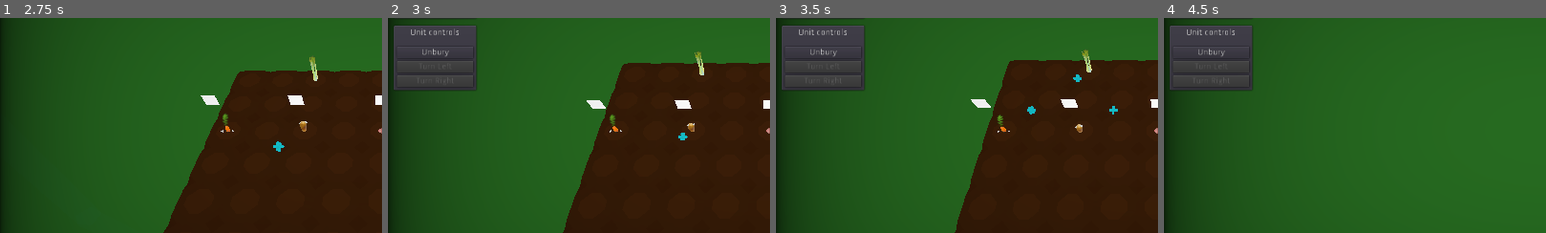
Above: before the commit, frames 1-4 (left to right).
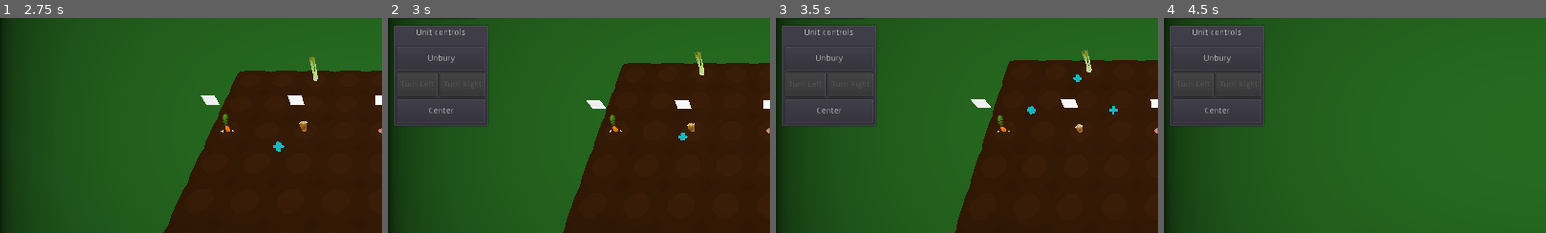
Above: after the commit, the same moments.

Repository: wingedadventurer/gwj-xii
Game: Godot game, scene res://scenes/levels/level_test.tscn
Same seed, same stepped clock (60 frames per second), same inputs: the game is played once before the commit and once after it.
Inputs (mouse positions are % of the whole screen's width and height, from its top left):
- Up to frame 1 (2.75 s): click "Next Turn" at 0.5 s; click "Next Turn" at 1.25 s; click "Fire Signal" at 2 s
- Up to frame 2 (3 s): click (2, 85) at 2.77 s
- Up to frame 3 (3.5 s): no input
- Up to frame 4 (4.5 s): click "X" at 3.5 s; click (6, 85) at 4.27 s
The pictures show only the part of the screen within x 0-50%, y 24-74%; the shares and areas given below are measured in that part.

Frame 1 is identical in both runs. In frame 2, 5.6% of the frame differs, in the area x 1-27%, y 3-51%; in frame 3, 5.6%; in frame 4, 5.6%.

Commit message:
Implement centering camera to selected unit

Diff:
--- a/godot-project/scenes/ui/static_ui.tscn
+++ b/godot-project/scenes/ui/static_ui.tscn
@@ -18,7 +18,6 @@
 }
 
 [node name="hb" type="HBoxContainer" parent="."]
-editor/display_folded = true
 anchor_left = 1.0
 anchor_top = 1.0
 anchor_right = 1.0
--- a/godot-project/scenes/ui/unit_ui.tscn
+++ b/godot-project/scenes/ui/unit_ui.tscn
@@ -16,32 +16,28 @@
 "_edit_lock_": true
 }
 
-[node name="vb" type="VBoxContainer" parent="."]
-anchor_bottom = 1.0
+[node name="p" type="PanelContainer" parent="."]
+editor/display_folded = true
 margin_left = 8.0
 margin_top = 8.0
 margin_right = 150.0
-custom_constants/separation = 8
+margin_bottom = 174.0
 
-[node name="p" type="PanelContainer" parent="vb"]
-margin_right = 142.0
-margin_bottom = 166.0
-
-[node name="vb" type="VBoxContainer" parent="vb/p"]
+[node name="vb" type="VBoxContainer" parent="p"]
 margin_left = 7.0
 margin_top = 7.0
 margin_right = 135.0
 margin_bottom = 159.0
 
-[node name="hb" type="HBoxContainer" parent="vb/p/vb"]
+[node name="hb" type="HBoxContainer" parent="p/vb"]
 margin_right = 128.0
 margin_bottom = 20.0
 
-[node name="button_close" parent="vb/p/vb/hb" instance=ExtResource( 2 )]
+[node name="button_close" parent="p/vb/hb" instance=ExtResource( 2 )]
 margin_right = 20.0
 text = "X"
 
-[node name="unit_name" type="Label" parent="vb/p/vb/hb"]
+[node name="unit_name" type="Label" parent="p/vb/hb"]
 margin_left = 24.0
 margin_top = 3.0
 margin_right = 128.0
@@ -50,14 +46,14 @@
 text = "Carrot"
 align = 1
 
-[node name="unit_background" type="ColorRect" parent="vb/p/vb"]
+[node name="unit_background" type="ColorRect" parent="p/vb"]
 margin_top = 24.0
 margin_right = 128.0
 margin_bottom = 152.0
 rect_min_size = Vector2( 128, 128 )
 color = Color( 0.454902, 0.329412, 0.160784, 1 )
 
-[node name="unit_profile" type="TextureRect" parent="vb/p/vb/unit_background"]
+[node name="unit_profile" type="TextureRect" parent="p/vb/unit_background"]
 margin_right = 128.0
 margin_bottom = 128.0
 rect_min_size = Vector2( 128, 128 )
@@ -67,45 +63,62 @@
 texture = ExtResource( 3 )
 expand = true
 
-[node name="p_2" type="PanelContainer" parent="vb"]
-margin_top = 174.0
-margin_right = 142.0
-margin_bottom = 286.0
+[node name="p_2" type="PanelContainer" parent="."]
+margin_left = 8.0
+margin_top = 182.0
+margin_right = 150.0
+margin_bottom = 318.0
 
-[node name="vb" type="VBoxContainer" parent="vb/p_2"]
+[node name="vb" type="VBoxContainer" parent="p_2"]
 margin_left = 7.0
 margin_top = 7.0
-margin_right = 135.0
-margin_bottom = 105.0
+margin_right = 155.0
+margin_bottom = 165.0
 custom_constants/separation = 16
 
-[node name="label" type="Label" parent="vb/p_2/vb"]
-margin_right = 128.0
+[node name="label" type="Label" parent="p_2/vb"]
+margin_right = 148.0
 margin_bottom = 14.0
 text = "Unit controls"
 align = 1
 
-[node name="vb" type="VBoxContainer" parent="vb/p_2/vb"]
+[node name="vb" type="VBoxContainer" parent="p_2/vb"]
 margin_top = 30.0
-margin_right = 128.0
-margin_bottom = 98.0
+margin_right = 148.0
+margin_bottom = 158.0
 
-[node name="button_bury_unbury" parent="vb/p_2/vb/vb" instance=ExtResource( 2 )]
-margin_right = 128.0
+[node name="button_bury_unbury" parent="p_2/vb/vb" instance=ExtResource( 2 )]
+margin_right = 148.0
+margin_bottom = 40.0
+rect_min_size = Vector2( 0, 40 )
 text = "Bury / Unbury"
 
-[node name="button_turn_left" parent="vb/p_2/vb/vb" instance=ExtResource( 2 )]
-margin_top = 24.0
-margin_right = 128.0
-margin_bottom = 44.0
+[node name="hb" type="HBoxContainer" parent="p_2/vb/vb"]
+margin_top = 44.0
+margin_right = 148.0
+margin_bottom = 84.0
+
+[node name="button_turn_left" parent="p_2/vb/vb/hb" instance=ExtResource( 2 )]
+margin_right = 68.0
+margin_bottom = 40.0
+rect_min_size = Vector2( 0, 40 )
 text = "Turn Left"
 
-[node name="button_turn_right" parent="vb/p_2/vb/vb" instance=ExtResource( 2 )]
-margin_top = 48.0
-margin_right = 128.0
-margin_bottom = 68.0
+[node name="button_turn_right" parent="p_2/vb/vb/hb" instance=ExtResource( 2 )]
+margin_left = 72.0
+margin_right = 148.0
+margin_bottom = 40.0
+rect_min_size = Vector2( 0, 40 )
 text = "Turn Right"
-[connection signal="pressed" from="vb/p/vb/hb/button_close" to="." method="_on_button_close_pressed"]
-[connection signal="pressed" from="vb/p_2/vb/vb/button_bury_unbury" to="." method="_on_button_bury_unbury_pressed"]
-[connection signal="pressed" from="vb/p_2/vb/vb/button_turn_left" to="." method="_on_button_turn_left_pressed"]
-[connection signal="pressed" from="vb/p_2/vb/vb/button_turn_right" to="." method="_on_button_turn_right_pressed"]
+
+[node name="button_center" parent="p_2/vb/vb" instance=ExtResource( 2 )]
+margin_top = 88.0
+margin_right = 148.0
+margin_bottom = 128.0
+rect_min_size = Vector2( 0, 40 )
+text = "Center"
+[connection signal="pressed" from="p/vb/hb/button_close" to="." method="_on_button_close_pressed"]
+[connection signal="pressed" from="p_2/vb/vb/button_bury_unbury" to="." method="_on_button_bury_unbury_pressed"]
+[connection signal="pressed" from="p_2/vb/vb/hb/button_turn_left" to="." method="_on_button_turn_left_pressed"]
+[connection signal="pressed" from="p_2/vb/vb/hb/button_turn_right" to="." method="_on_button_turn_right_pressed"]
+[connection signal="pressed" from="p_2/vb/vb/button_center" to="." method="_on_button_center_pressed"]
--- a/godot-project/scripts/camera.gd
+++ b/godot-project/scripts/camera.gd
@@ -90,3 +90,7 @@
 
 func tilt_down() -> void:
 	new_tilted = false
+
+func move_to_transform(t : Transform) -> void:
+	transform.origin.x = t.origin.x
+	transform.origin.z = t.origin.z
--- a/godot-project/scripts/unit_ui.gd
+++ b/godot-project/scripts/unit_ui.gd
@@ -1,11 +1,11 @@
 extends Control
 class_name class_unit_ui
 
-onready var unit_name = $vb/p/vb/hb/unit_name
-onready var unit_profile = $vb/p/vb/unit_background/unit_profile
-onready var button_bury_unbury = $vb/p_2/vb/vb/button_bury_unbury
-onready var button_turn_left = $vb/p_2/vb/vb/button_turn_left
-onready var button_turn_right = $vb/p_2/vb/vb/button_turn_right
+onready var unit_name = $p/vb/hb/unit_name
+onready var unit_profile = $p/vb/unit_background/unit_profile
+onready var button_bury_unbury = $p_2/vb/vb/button_bury_unbury
+onready var button_turn_left = $p_2/vb/vb/hb/button_turn_left
+onready var button_turn_right = $p_2/vb/vb/hb/button_turn_right
 
 var unit_profiles := {
 	UNIT_NONE: preload("res://textures/unit_profiles/profile_empty.png"),
@@ -70,9 +70,14 @@
 func _on_button_turn_right_pressed() -> void:
 	selected_unit.turn()
 
-func _on_button_bury_unbury_pressed():
+func _on_button_bury_unbury_pressed() -> void:
 	if selected_unit:
 		if selected_unit.buried: selected_unit.unbury()
 		else: selected_unit.bury()
 		enable_appropriate_actions()
 		hide()
+
+func _on_button_center_pressed() -> void:
+	if selected_unit:
+		for camera in get_tree().get_nodes_in_group("camera"):
+			camera.move_to_transform(selected_unit.transform)
Not shown: 1 places in godot-project/scenes/ui/unit_ui.tscn that only renumber resources
